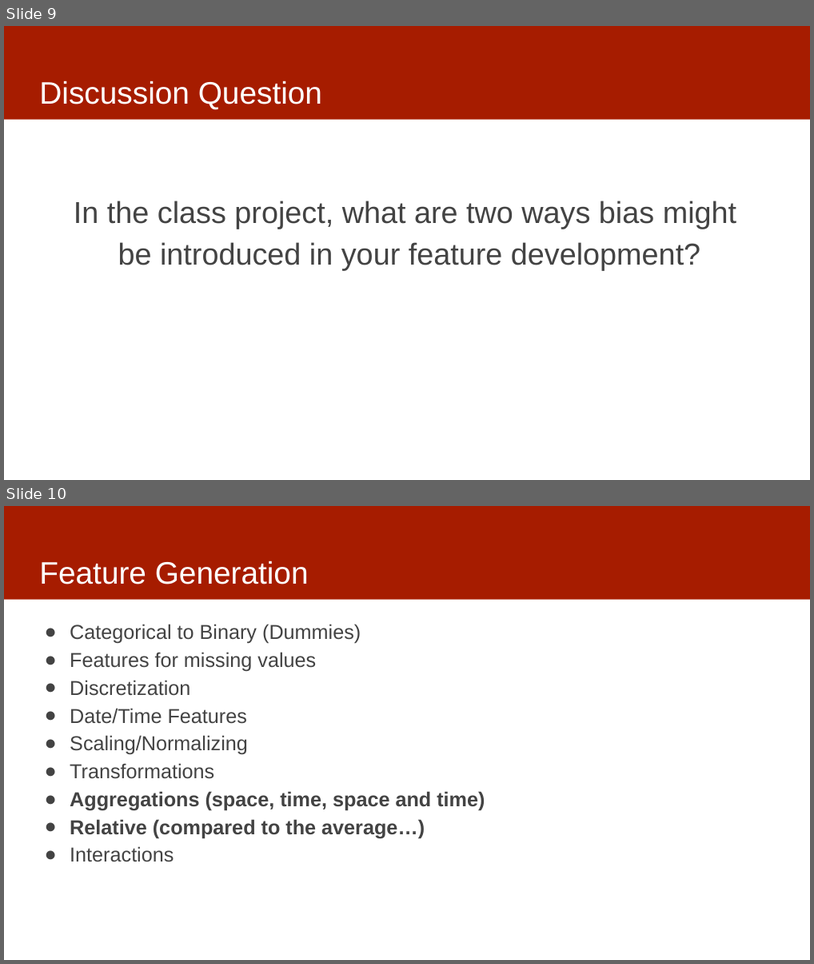
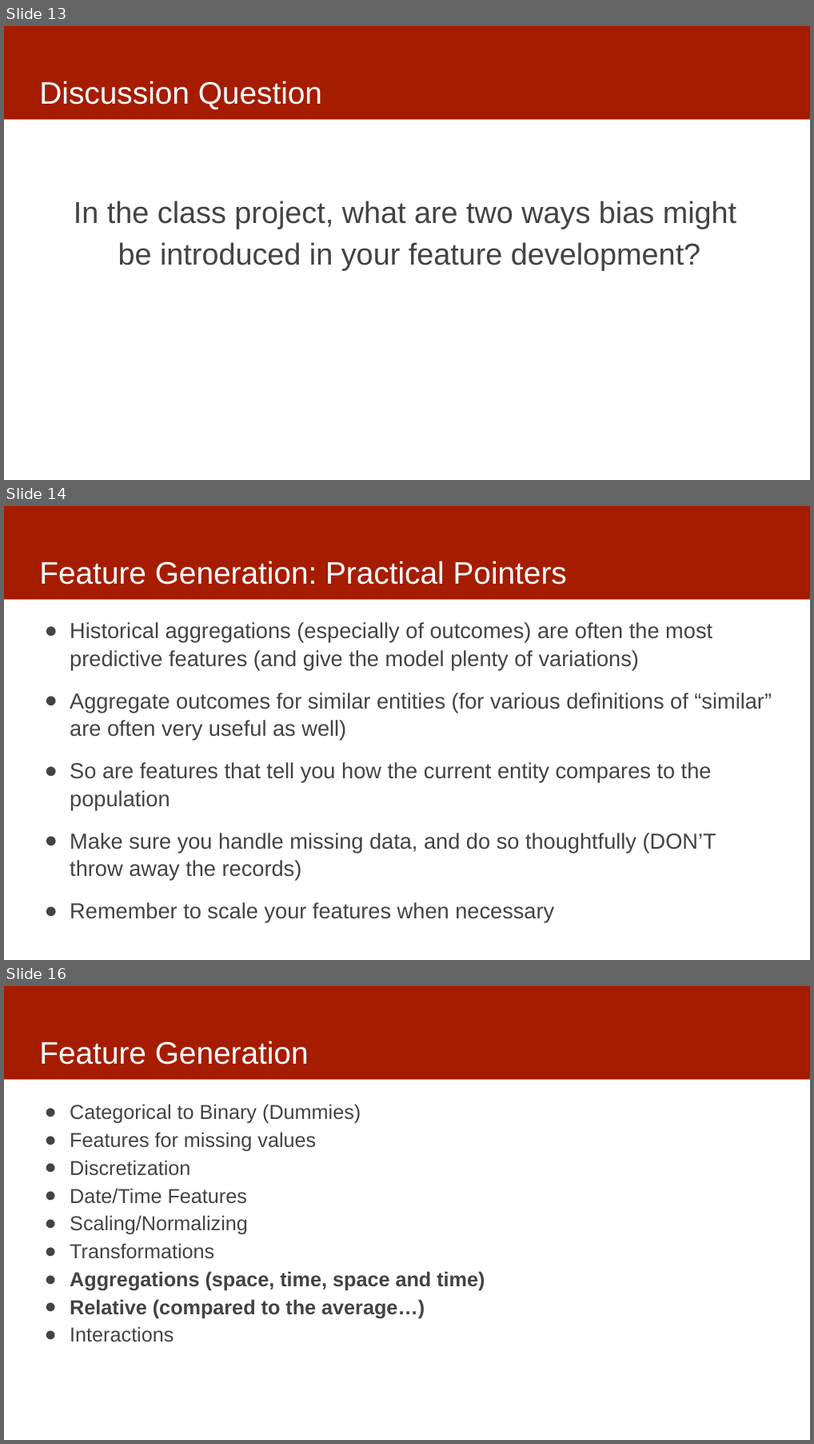
Before and after one commit to dssg/MLinPractice, a slide deck: Lectures/Lecture7-Features.pptx. Shown one above the other, each under a label of ours: slides 9 and 10 before the commit, slides 13, 14 and 16 after it; the slides between them are not shown. The pictures are 814x964 and 814x1444 pixels, drawn with LibreOffice and Linux fonts; fonts in the diff are those of the drawing. Boxes give left, top, right and bottom in pixels: in the first picture for what was removed or moved away, otherwise in the second. Text is boxed around its words. In the diff, an @@ line names an element or a change of style, - is before the commit and + after.

Commit message:
features slides

```diff
--- a/Lectures/Lecture7-Features.pptx
+++ b/Lectures/Lecture7-Features.pptx
@@ slide 14 added at [4, 506, 810, 960], background #FFFFFF; not listed: 1 template element that a slide beside it also shows @@
@@ title added at [39, 561, 567, 584], 37 pt, text #FFFFFF @@
+Feature Generation: Practical Pointers
@@ text added at [70, 622, 772, 922], 25.9 pt, text #434343 @@
+● Historical aggregations (especially of outcomes) are often the most predictive features (and give the model plenty of variations)
+● Aggregate outcomes for similar entities (for various definitions of “similar” are often very useful as well)
+● So are features that tell you how the current entity compares to the population
+● Make sure you handle missing data, and do so thoughtfully (DON’T throw away the records)
+● Remember to scale your features when necessary
@@ what was slide 9 is now slide 13 @@
@@ what was slide 10 is now slide 16 @@
```
Also in this commit, not shown: 3 slides changed, 5 other slides added.
